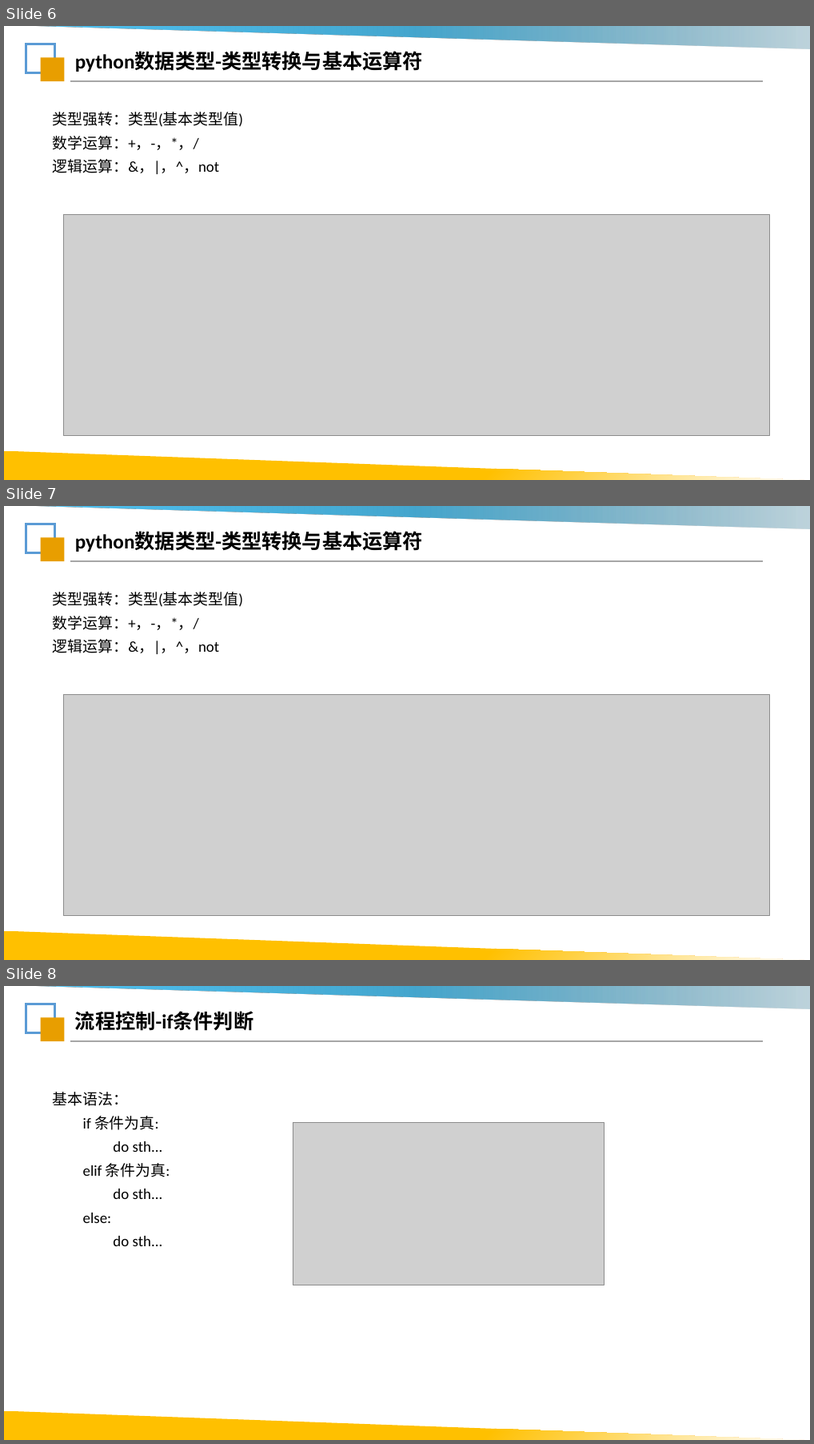
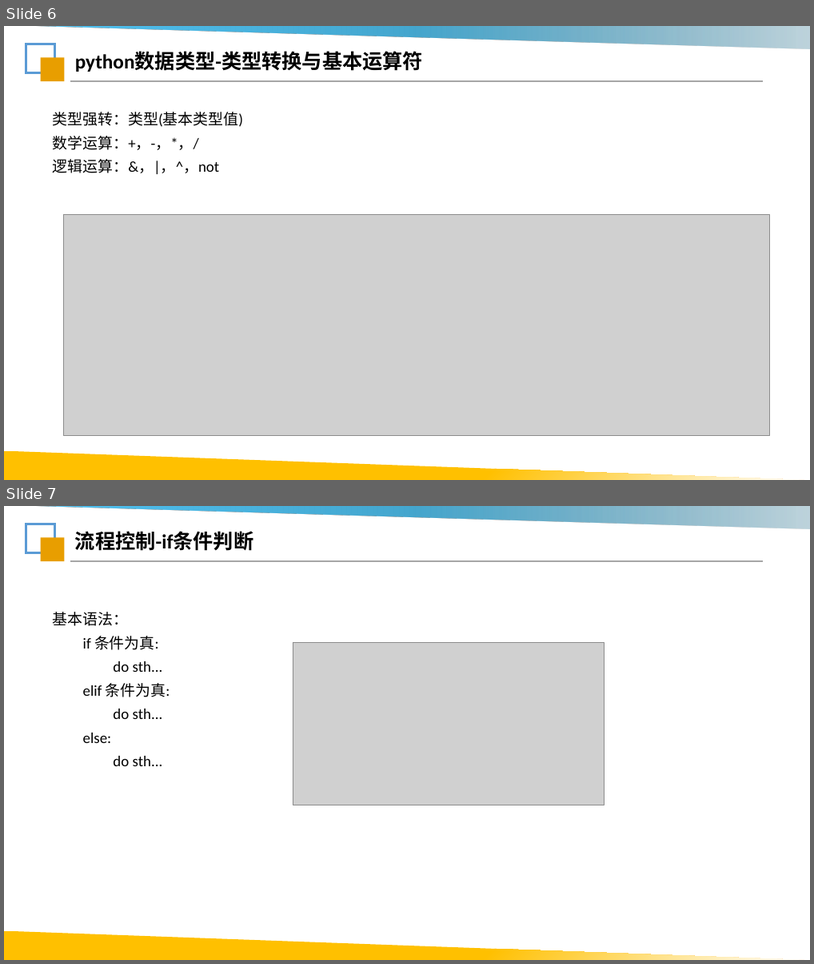
Before and after one commit to Lsnxiaoxiong/robot-course, a slide deck: ppt/第2课_Python与机器人控制.pptx. Shown one above the other, each under a label of ours: slides 6, 7 and 8 before the commit, slides 6 and 7 after it. The pictures are 814x1444 and 814x964 pixels, drawn with LibreOffice and Linux fonts; fonts in the diff are those of the drawing; grey boxes stand for pictures; background and template pictures are left out. Boxes give left, top, right and bottom in pixels: in the first picture for what was removed or moved away, otherwise in the second. Text is boxed around its words. In the diff, an @@ line names an element or a change of style, - is before the commit and + after.

```diff
--- a/ppt/第2课_Python与机器人控制.pptx
+++ b/ppt/第2课_Python与机器人控制.pptx
@@ slide 7 removed at (x1=4, y1=506, x2=810, y2=960), background #FFFFFF; not listed: 5 template elements that a slide beside it also shows @@
@@ text removed at (x1=75, y1=532, x2=423, y2=552) @@
-python数据类型-类型转换与基本运算符
@@ text removed at (x1=53, y1=592, x2=243, y2=654) @@
-类型强转：类型(基本类型值)
-数学运算：+，-，*，/
-逻辑运算：&，|，^，not
@@ picture removed at (x1=64, y1=694, x2=770, y2=916) @@
@@ what was slide 8 is now slide 7 @@
```
Also in this commit, not shown: 4 slides changed, 21 slides added, 2 other slides removed, 3 other files.
